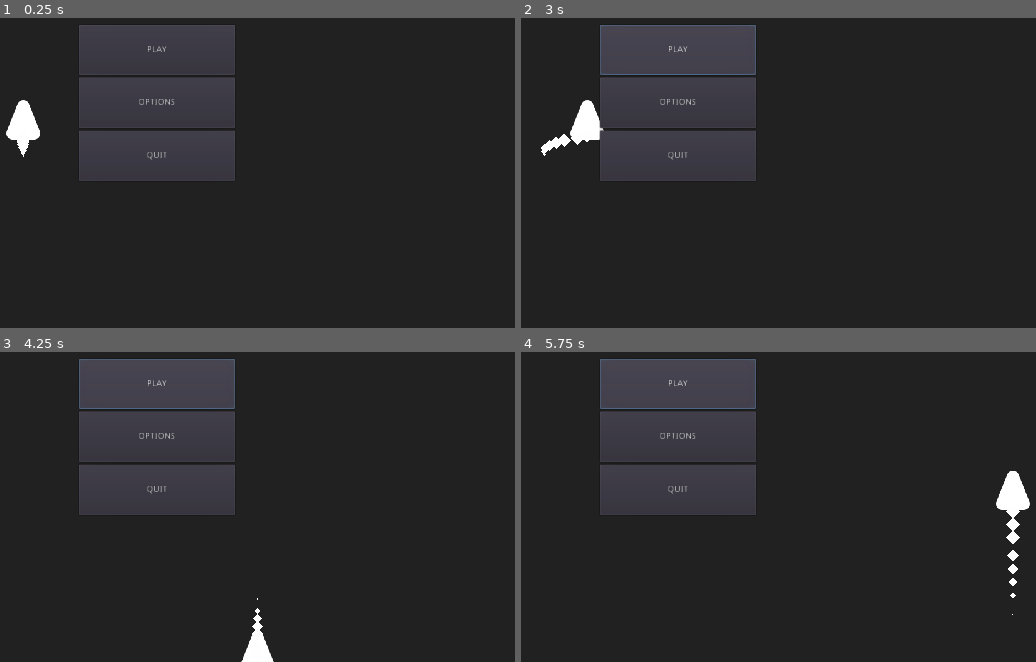
Above: before the commit, frames 1-4 (two rows, left to right).
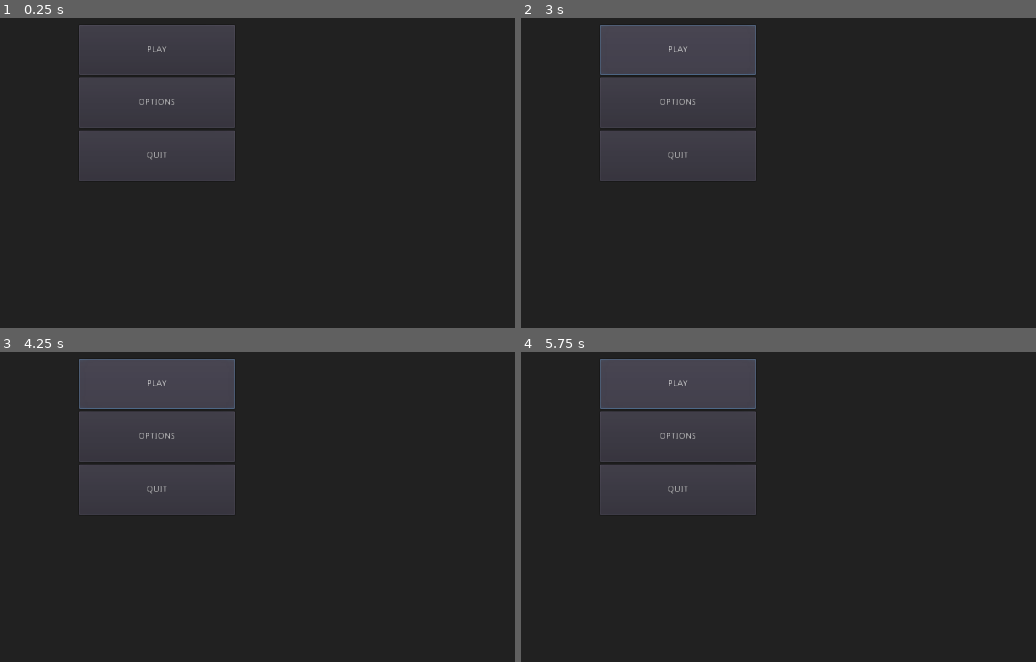
Above: after the commit, the same moments.

Repository: samsimsom/GODOT-v2.0
Game: Godot game, scene res://ui/Menu.tscn
Two runs of this game, one before a commit and one after it. Both use one fixed random seed, a clock stepped at 60 frames per second and the inputs below. This scene is started directly instead of the project's main scene.
Inputs:
- Up to frame 1 (0.25 s): no input
- Up to frame 2 (3 s): click "OPTIONS" at 0.5 s; click "PLAY" at 1.25 s; click "PLAY" at 2 s; tap Enter at 2.75 s; hold D (move_right) from 2.78 s (still down); hold Space (shoot) from 2.78 s (still down)
- Up to frame 3 (4.25 s): release D (move_right) at 3.53 s; release Space (shoot) at 3.53 s; hold S (move_down) from 3.53 s (still down); tap Space (shoot) at 3.6 s
- Up to frame 4 (5.75 s): release S (move_down) at 4.28 s; hold D (move_right) 4.28-5.03 s; hold Space (shoot) 4.28-5.03 s; hold W (move_up) from 5.03 s (still down); tap Space (shoot) at 5.1 s

The runs differ from the first frame. In frame 1, 0.7% of the frame differs, in the area x 1-8%, y 26-45%; in frame 2, 0.7%; in frame 3, 0.5%; in frame 4, 0.9%, in the area x 92-99%, y 38-85%.

Commit message:
level

Diff:
--- a/space-shooter/Main.tscn
+++ b/space-shooter/Main.tscn
@@ -1,13 +1,13 @@
 [gd_scene load_steps=4 format=2]
 
 [ext_resource path="res://Main.gd" type="Script" id=1]
-[ext_resource path="res://scene/common/Background.tscn" type="PackedScene" id=2]
+[ext_resource path="res://scene/level/Level01.tscn" type="PackedScene" id=2]
 [ext_resource path="res://player/Player.tscn" type="PackedScene" id=3]
 
 [node name="Main" type="Node"]
 script = ExtResource( 1 )
 
-[node name="Background" parent="." instance=ExtResource( 2 )]
-
 [node name="Player" parent="." instance=ExtResource( 3 )]
 position = Vector2( 640, 360 )
+
+[node name="Level01" parent="." instance=ExtResource( 2 )]
--- /dev/null
+++ b/space-shooter/scene/level/BaseLevel.gd
@@ -0,0 +1,5 @@
+extends Node2D
+
+
+func _ready() -> void:
+	pass
--- /dev/null
+++ b/space-shooter/scene/level/BaseLevel.tscn
@@ -0,0 +1,11 @@
+[gd_scene load_steps=3 format=2]
+
+[ext_resource path="res://scene/level/BaseLevel.gd" type="Script" id=1]
+[ext_resource path="res://scene/common/Background.tscn" type="PackedScene" id=2]
+
+[node name="BaseLevel" type="Node2D"]
+script = ExtResource( 1 )
+
+[node name="Background" parent="." instance=ExtResource( 2 )]
+
+[node name="BulletHolder" type="Node" parent="."]
--- /dev/null
+++ b/space-shooter/scene/level/Level01.gd
@@ -0,0 +1,5 @@
+extends "res://scene/level/BaseLevel.gd"
+
+
+func _ready() -> void:
+	pass
--- /dev/null
+++ b/space-shooter/scene/level/Level01.tscn
@@ -0,0 +1,7 @@
+[gd_scene load_steps=3 format=2]
+
+[ext_resource path="res://scene/level/BaseLevel.tscn" type="PackedScene" id=1]
+[ext_resource path="res://scene/level/Level01.gd" type="Script" id=2]
+
+[node name="Level01" instance=ExtResource( 1 )]
+script = ExtResource( 2 )
--- a/space-shooter/ui/Menu.gd
+++ b/space-shooter/ui/Menu.gd
@@ -6,5 +6,13 @@
 	$Background.color_rect.color = Color(0.13, 0.13, 0.13, 1)
 
 
+func _on_PlayButton_pressed() -> void:
+	print("Play Button Pressed!")
+
+
+func _on_OptionsButton_pressed() -> void:
+	print("Options Button Pressed!")
+
+
 func _on_QuitButton_pressed() -> void:
 	print("Quit Button Pressed!")
--- a/space-shooter/ui/Menu.tscn
+++ b/space-shooter/ui/Menu.tscn
@@ -1,17 +1,13 @@
-[gd_scene load_steps=4 format=2]
+[gd_scene load_steps=3 format=2]
 
 [ext_resource path="res://scene/common/Background.tscn" type="PackedScene" id=1]
 [ext_resource path="res://ui/Menu.gd" type="Script" id=2]
-[ext_resource path="res://player/Player.tscn" type="PackedScene" id=3]
 
 [node name="Menu" type="CanvasLayer"]
 layer = 10
 script = ExtResource( 2 )
 
 [node name="Background" parent="." instance=ExtResource( 1 )]
-
-[node name="Player" parent="." instance=ExtResource( 3 )]
-position = Vector2( 426, 394 )
 
 [node name="Control" type="Control" parent="."]
 anchor_right = 1.0
@@ -62,4 +58,6 @@
 size_flags_vertical = 3
 text = "QUIT"
 
+[connection signal="pressed" from="Control/HBox/VBox/PlayButton" to="." method="_on_PlayButton_pressed"]
+[connection signal="pressed" from="Control/HBox/VBox/OptionsButton" to="." method="_on_OptionsButton_pressed"]
 [connection signal="pressed" from="Control/HBox/VBox/QuitButton" to="." method="_on_QuitButton_pressed"]
